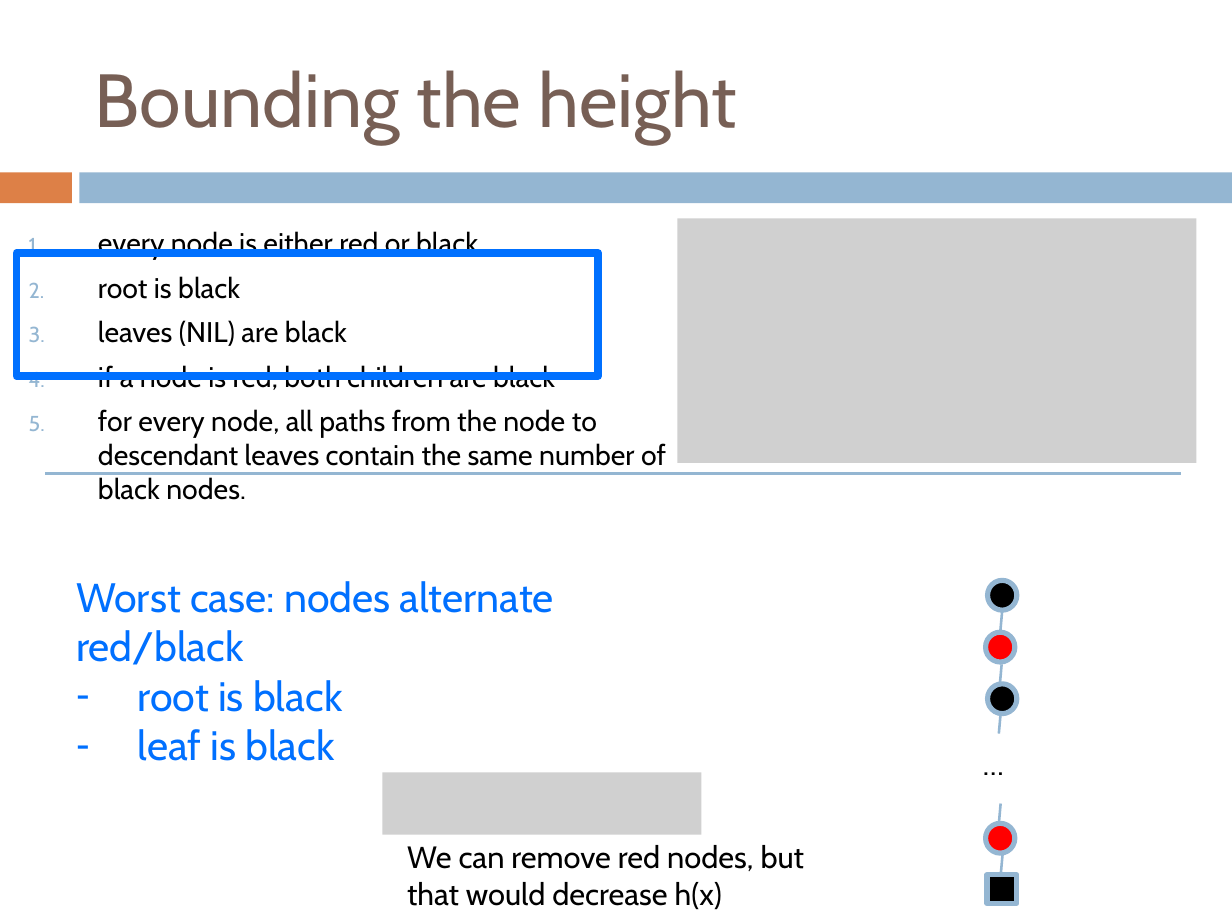
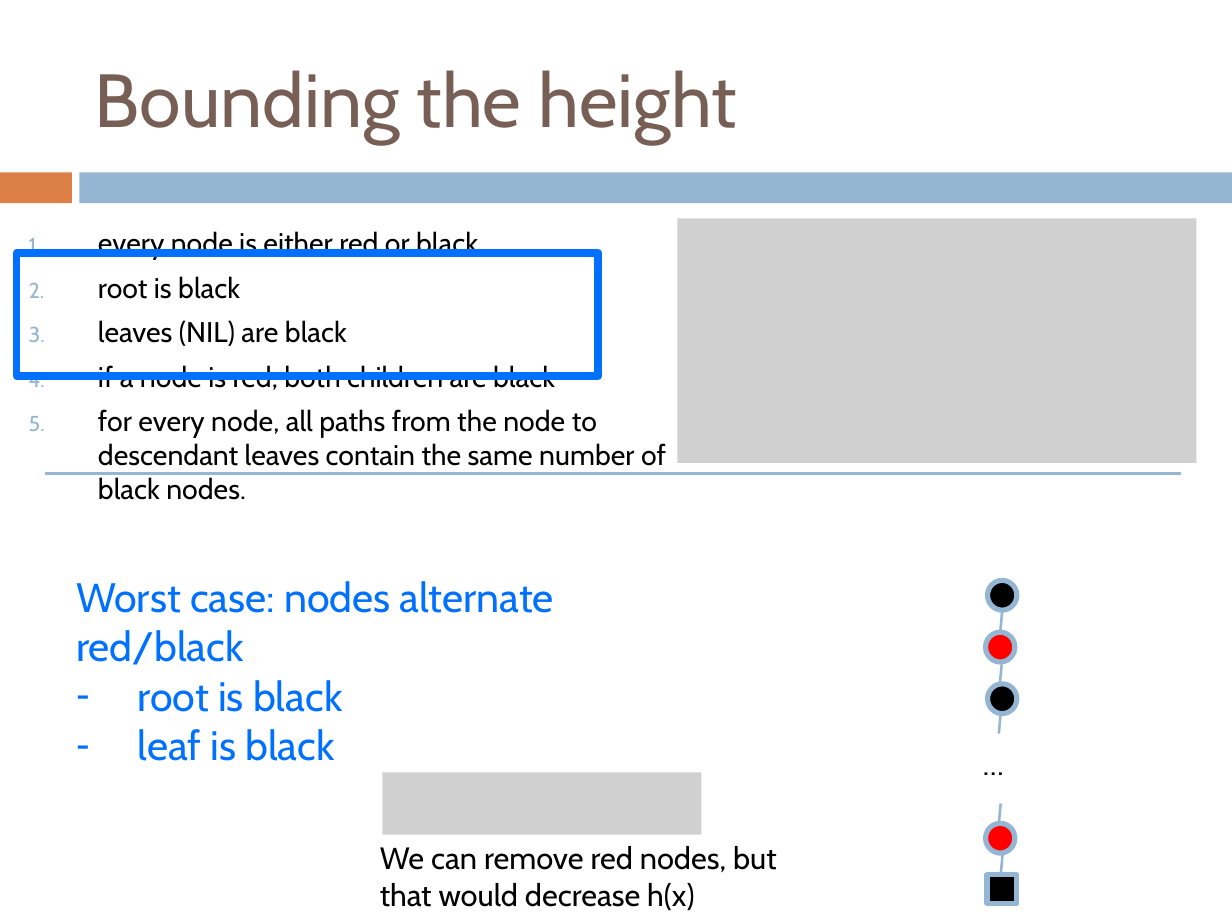
Before and after one commit to Collins-kariuk/Algorithms, a slide deck: slide 93 of Lectures/Lecture 07_Binary Search Trees.pptx (slide 95 before the commit). Drawn at 1232x924 pixels with LibreOffice and Linux fonts; fonts in the diff are those of the drawing; grey boxes stand for pictures. Boxes give left, top, right and bottom in pixels: in the first picture for what was removed or moved away, otherwise in the second. Text is boxed around its words. In the diff, an @@ line names an element or a change of style, - is before the commit and + after.

```diff
--- a/Lectures/Lecture 07_Binary Search Trees.pptx
+++ b/Lectures/Lecture 07_Binary Search Trees.pptx
@@ text "We can remove red nodes, ...": place and size @@
-text "We can remove red nodes, ..." at (407, 845, 805, 910)
+text "We can remove red nodes, ..." at (380, 846, 777, 911)
```
Also in this commit, not shown: 9 other slides changed, 2 slides removed.
